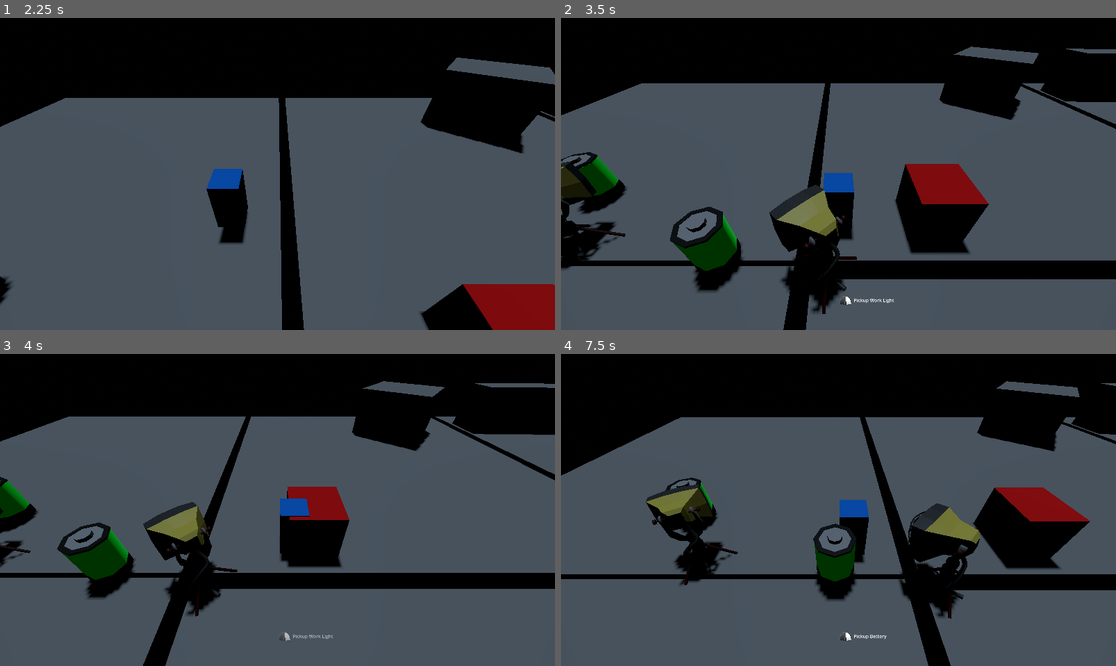
Above: before the commit, frames 1-4 (two rows, left to right).
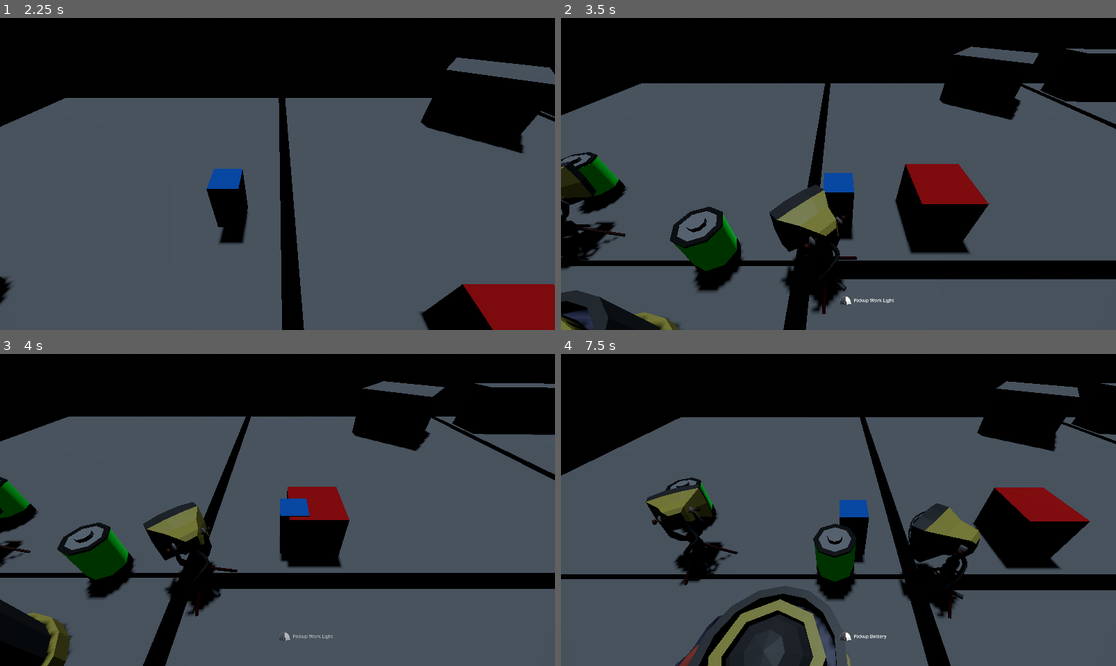
Above: after the commit, the same moments.

Repository: joshandersn/power
Game: Godot game, scene res://Scenes/main.tscn
Two runs of this game, one before a commit and one after it. Both use one fixed random seed, a clock stepped at 60 frames per second and the inputs below.
Inputs (mouse positions are in pixels of both pictures, inside the frame that each line leads up to):
- Up to frame 1 (2.25 s): click "Play" at 0.5 s; click "Play" at 1.25 s; tap Enter at 2 s; move the mouse to (399, 158) at 2.02 s; hold D (move_right) from 2.03 s (still down); right-click (399, 158) at 2.1 s
- Up to frame 2 (3.5 s): move the mouse to (727, 189) at 2.77 s; release D (move_right) at 2.78 s; hold S (move_down) from 2.78 s (still down); click (727, 189) at 2.85 s
- Up to frame 3 (4 s): move the mouse to (333, 441) at 3.52 s; release S (move_down) at 3.53 s; hold D (move_right) from 3.53 s (still down); tap E (use_cable) at 3.6 s
- Up to frame 4 (7.5 s): move the mouse to (810, 572) at 4.27 s; release D (move_right) at 4.28 s; hold W (move_up) 4.28-5.03 s; right-click (810, 572) at 4.35 s; move the mouse to (1005, 556) at 5.02 s; hold A (move_left) 5.03-6.53 s; click (1005, 556) at 5.1 s; move the mouse to (672, 463) at 5.77 s; tap E (use_cable) at 5.85 s; move the mouse to (866, 510) at 6.52 s; hold S (move_down) 6.53-7.28 s; right-click (866, 510) at 6.6 s; move the mouse to (755, 432) at 7.27 s; hold D (move_right) from 7.28 s (still down); click (755, 432) at 7.35 s

Frame 1 is identical in both runs. In frame 2, 1.7% of the frame differs, in the area x 0-22%, y 87-100%; in frame 3, 2.1%; in frame 4, 4.7%, in the area x 20-82%, y 48-100%.

Commit message:
fixes crashes

Diff:
--- a/Entities/player.tscn
+++ b/Entities/player.tscn
@@ -11,6 +11,7 @@
 size = Vector3(0.5, 1, 0.5)
 
 [sub_resource type="BoxShape3D" id="BoxShape3D_qutdp"]
+size = Vector3(0.5, 1, 0.5)
 
 [node name="Player" type="CharacterBody3D" groups=["Player"]]
 collision_layer = 4
--- a/Gadgets/Socket.tscn
+++ b/Gadgets/Socket.tscn
@@ -1,8 +1,16 @@
-[gd_scene load_steps=4 format=3 uid="uid://dpqd7qs18dur5"]
+[gd_scene load_steps=7 format=3 uid="uid://dpqd7qs18dur5"]
 
 [ext_resource type="Script" path="res://Gadgets/socket.gd" id="1_y2hsj"]
+[ext_resource type="PackedScene" uid="uid://3emifvye52al" path="res://Assets/Battery_Hub.glb" id="2_vmy85"]
+
+[sub_resource type="BoxShape3D" id="BoxShape3D_6b7at"]
+size = Vector3(1.75366, 1.11023, 1)
+
+[sub_resource type="BoxShape3D" id="BoxShape3D_ii5sp"]
+size = Vector3(1.22772, 1.24213, 1.21741)
 
 [sub_resource type="SphereShape3D" id="SphereShape3D_oblf1"]
+radius = 0.875894
 
 [sub_resource type="CylinderMesh" id="CylinderMesh_cpdev"]
 top_radius = 0.7
@@ -14,15 +22,27 @@
 collision_mask = 2
 script = ExtResource("1_y2hsj")
 
+[node name="StaticBody3D" type="StaticBody3D" parent="."]
+transform = Transform3D(1, 0, 0, 0, 1, 0, 0, 0, 1, 0, 0.6, 0)
+
+[node name="CollisionShape3D" type="CollisionShape3D" parent="StaticBody3D"]
+transform = Transform3D(1, -2.91897e-07, 0.000112323, 4.83172e-07, 0.999999, -0.00169419, -0.000112323, 0.00169419, 0.999999, 0.294556, -0.0425414, -7.00855e-05)
+shape = SubResource("BoxShape3D_6b7at")
+
+[node name="CollisionShape3D2" type="CollisionShape3D" parent="StaticBody3D"]
+transform = Transform3D(1, -2.91897e-07, 0.000112323, 4.83172e-07, 0.999999, -0.00169419, -0.000112323, 0.00169419, 0.999999, -0.475382, 0.0234535, -1.42079)
+shape = SubResource("BoxShape3D_ii5sp")
+
 [node name="CollisionShape3D" type="CollisionShape3D" parent="."]
-transform = Transform3D(1, 0, 0, 0, 1, 0, 0, 0, 1, 0, 0.6, 0)
+transform = Transform3D(1, 0, 0, 0, 1, 0, 0, 0, 1, 0.317963, 0.674291, 0.266692)
 shape = SubResource("SphereShape3D_oblf1")
 
 [node name="InsertPos" type="Node3D" parent="."]
-transform = Transform3D(1, 0, 0, 0, 1, 0, 0, 0, 1, 0, 1, 0)
+transform = Transform3D(1, 0, 0, 0, 1, 0, 0, 0, 1, 0.00957781, 0.444708, 0.0671561)
 
 [node name="MeshInstance3D" type="MeshInstance3D" parent="."]
 transform = Transform3D(1, 0, 0, 0, 1, 0, 0, 0, 1, 0, 0.0556887, 0)
+visible = false
 mesh = SubResource("CylinderMesh_cpdev")
 
 [node name="InsertLimit" type="Timer" parent="."]
@@ -30,9 +50,12 @@
 one_shot = true
 
 [node name="PlugPos" type="Node3D" parent="."]
-transform = Transform3D(1, 0, 0, 0, 1, 0, 0, 0, 1, 0, 0.0363748, 0.851561)
+transform = Transform3D(1, 0, 0, 0, 1, 0, 0, 0, 1, 1.1902, 0.193053, -0.11166)
 
 [node name="ServeTimer" type="Timer" parent="."]
+
+[node name="Battery_Hub" parent="." instance=ExtResource("2_vmy85")]
+transform = Transform3D(0.23098, 0, 0, 0, 0.23098, 0, 0, 0, 0.23098, 0.0190148, 0.537255, 1.57489)
 
 [connection signal="body_entered" from="." to="." method="_on_body_entered"]
 [connection signal="timeout" from="InsertLimit" to="." method="_on_insert_limit_timeout"]
--- a/Gadgets/socket.gd
+++ b/Gadgets/socket.gd
@@ -22,7 +22,8 @@
 	item_resource = default_item_resource
 	inserted_item = null
 	update_outputs()
-	output_node.update_connections()
+	if output_node:
+		output_node.update_connections()
 
 func update_item():
 	update_outputs()
